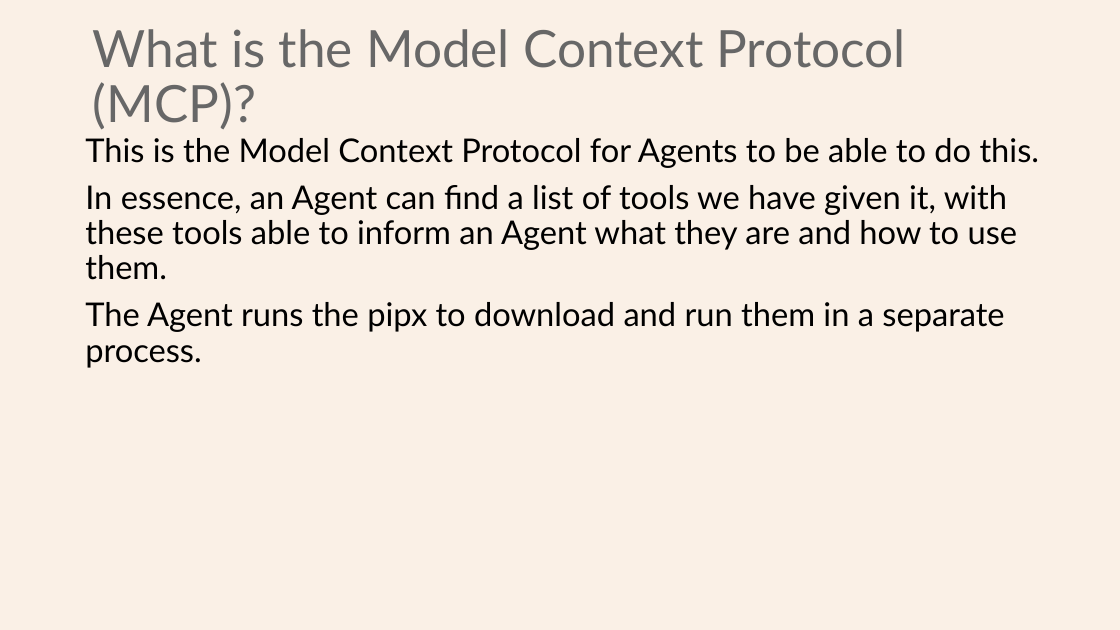
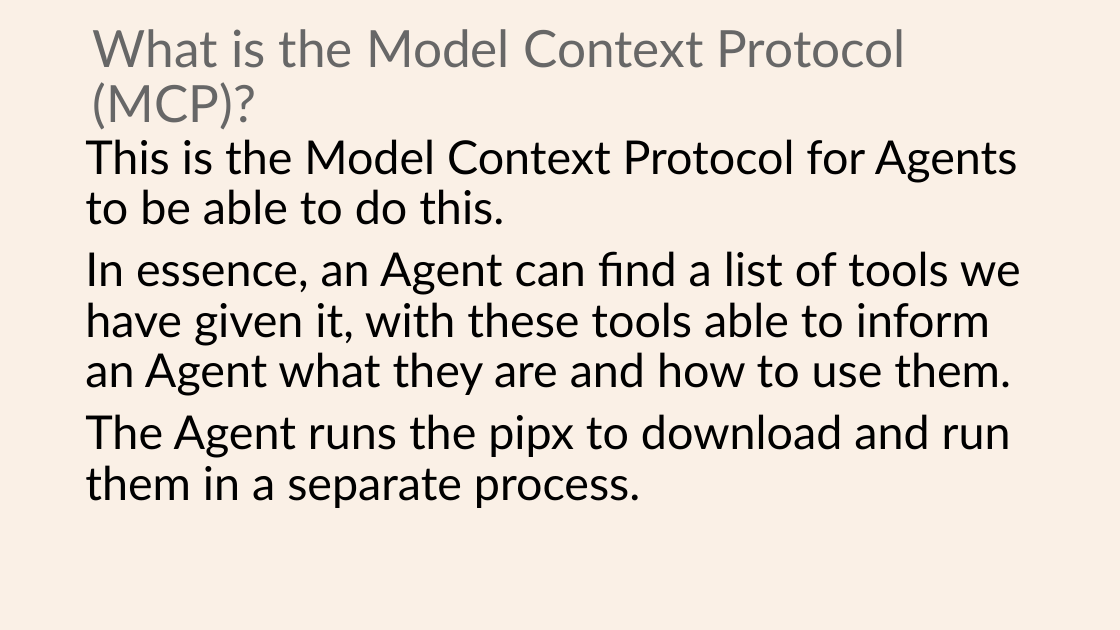
Before and after one commit to Python-Test-Engineer/earl2025, a slide deck: slide 22 of AI_Agents_in_the_Data_Pipeline.pptx (slide 23 before the commit). Drawn at 1120x630 pixels with LibreOffice and Linux fonts; fonts in the diff are those of the drawing. Boxes give left, top, right and bottom in pixels: in the first picture for what was removed or moved away, otherwise in the second. Text is boxed around its words. In the diff, an @@ line names an element or a change of style, - is before the commit and + after.

```diff
--- a/AI_Agents_in_the_Data_Pipeline.pptx
+++ b/AI_Agents_in_the_Data_Pipeline.pptx
@@ text "This is the Model Context ..." at [85,139,1021,508]: size 28 to 40 pt @@
```
Also in this commit, not shown: 8 other slides changed, 1 slide added, 3 slides removed, 2 other files.
